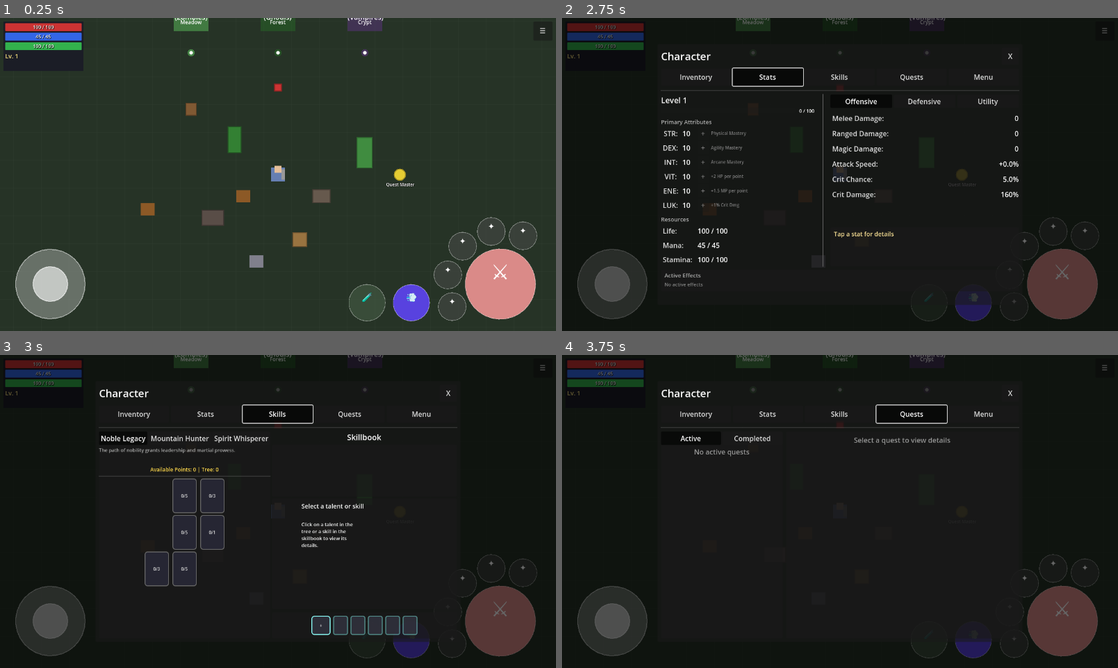
Above: before the commit, frames 1-4 (two rows, left to right).
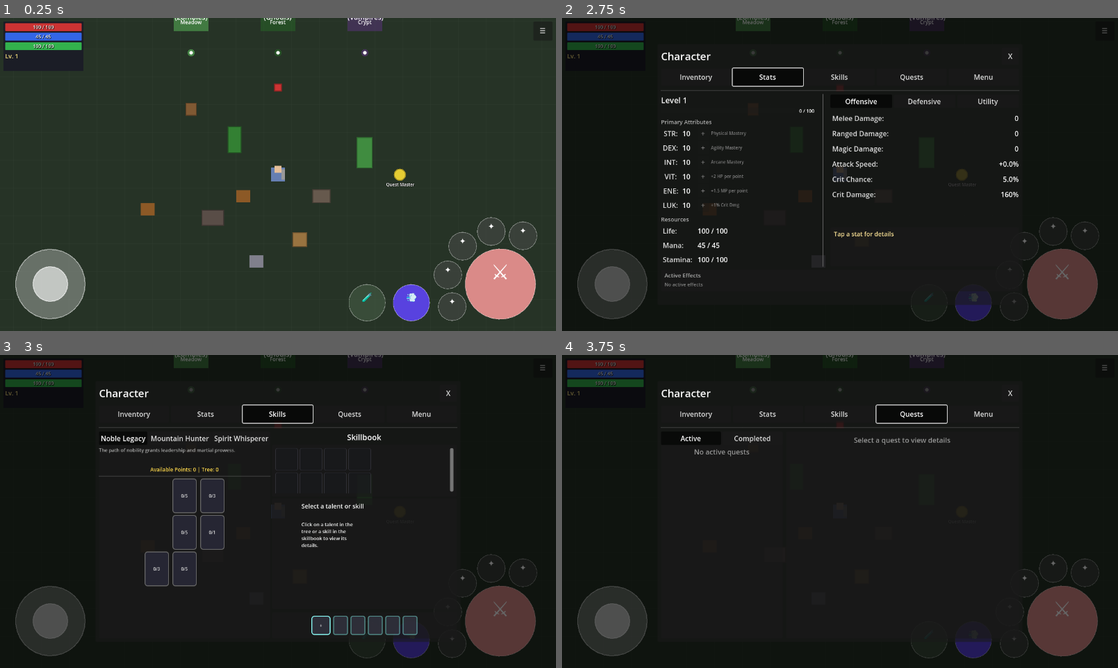
Above: after the commit, the same moments.

Repository: MatousHruska/MobileTestia
Game: Godot game, scene res://scenes/world/test_zone.tscn
Same seed, same stepped clock (60 frames per second), same inputs: the game is played once before the commit and once after it.
Inputs:
- Up to frame 1 (0.25 s): no input
- Up to frame 2 (2.75 s): click "☰" at 0.5 s; click "Inventory" at 1.25 s; click "Stats" at 2 s
- Up to frame 3 (3 s): click "Skills" at 2.75 s
- Up to frame 4 (3.75 s): click "Quests" at 3.5 s

Frames 1-2 are identical in both runs. In frame 3, 0.2% of the frame differs, in the area x 49-82%, y 29-45%; in frame 4, nothing differs.

Commit message:
Show empty slots in skillbook grid

Diff:
--- a/scripts/ui/menu/skills_panel.gd
+++ b/scripts/ui/menu/skills_panel.gd
@@ -27,6 +27,7 @@
 const TREE_WIDTH := 340  ## Width of talent tree panel
 const SKILLBOOK_COLS := 4  ## Columns in skillbook grid
 const SKILLBOOK_CELL_SIZE := 52  ## Size of skillbook cells
+const SKILLBOOK_MIN_SLOTS := 8  ## Minimum visible slots (2 rows)
 
 ## Colors
 const COLOR_LOCKED := Color(0.4, 0.4, 0.4)
@@ -479,12 +480,18 @@
 	# Get learned active talents
 	var active_talents := TalentManager.get_skillbook_talents()
 
-	# Create slots for each
+	# Create slots for learned talents
 	for i in range(active_talents.size()):
 		var talent := active_talents[i]
 		var slot := _create_skillbook_slot(talent)
 		_skillbook_grid.add_child(slot)
 		_skillbook_slots.append(slot)
+
+	# Add empty slots to fill minimum grid
+	var empty_count := maxi(0, SKILLBOOK_MIN_SLOTS - active_talents.size())
+	for i in range(empty_count):
+		var empty_slot := _create_empty_skillbook_slot()
+		_skillbook_grid.add_child(empty_slot)
 
 
 func _create_skillbook_slot(talent: TalentData) -> Button:
@@ -513,6 +520,24 @@
 	slot.set_meta("talent_id", talent.id)
 	slot.set_meta("press_pos", Vector2.ZERO)
 	slot.set_meta("is_pressed", false)
+
+	return slot
+
+
+func _create_empty_skillbook_slot() -> Control:
+	var slot := Control.new()
+	slot.custom_minimum_size = Vector2(SKILLBOOK_CELL_SIZE, SKILLBOOK_CELL_SIZE)
+
+	var stylebox := StyleBoxFlat.new()
+	stylebox.bg_color = Color(0.1, 0.1, 0.12, 0.5)
+	stylebox.border_color = Color(0.3, 0.3, 0.35, 0.5)
+	stylebox.set_border_width_all(1)
+	stylebox.set_corner_radius_all(4)
+
+	var panel := Panel.new()
+	panel.set_anchors_preset(Control.PRESET_FULL_RECT)
+	panel.add_theme_stylebox_override("panel", stylebox)
+	slot.add_child(panel)
 
 	return slot
 
